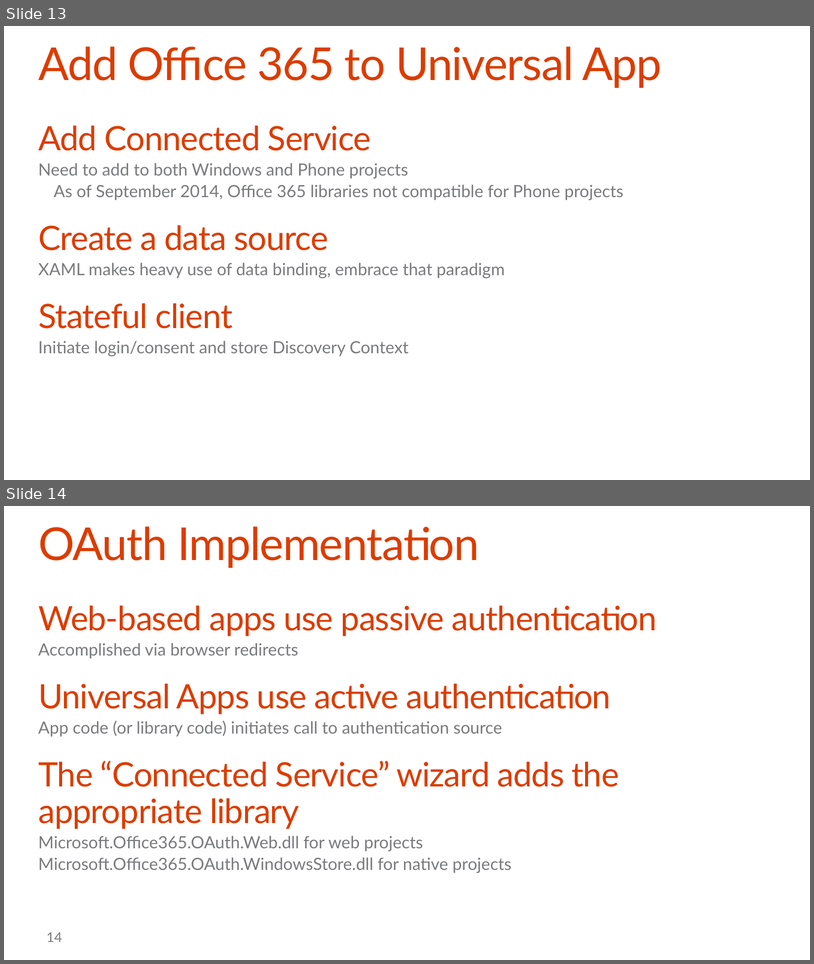
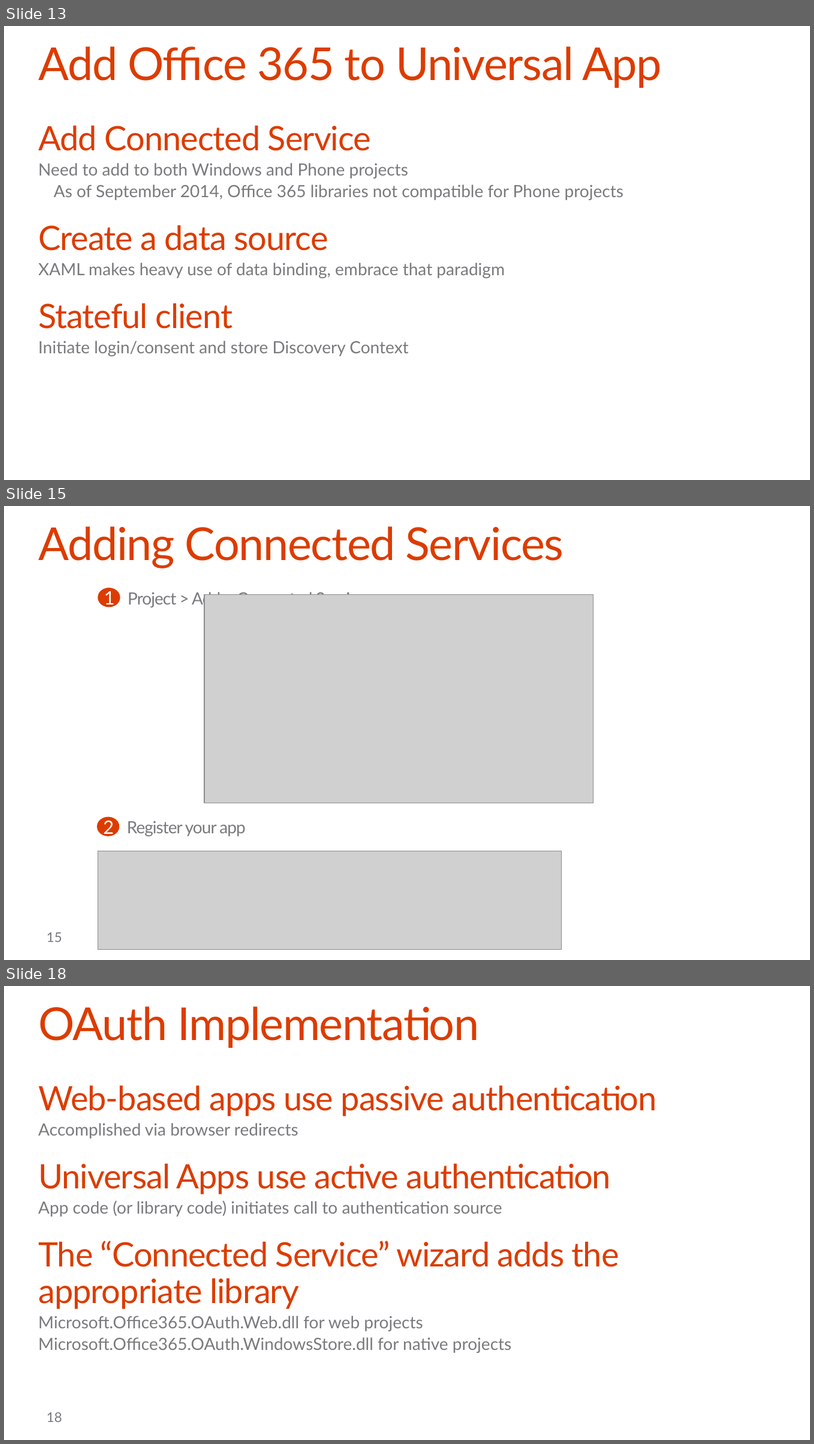
Before and after one commit to OfficeDev/TrainingContent, a slide deck: O3654-5 Deep dive into native Universal Windows App Development with Office 365 APIs/Deep Dive into native Universal App development with Office 365 APIs.pptx. Shown one above the other, each under a label of ours: slides 13 and 14 before the commit, slides 13, 15 and 18 after it; the slides between them are not shown. The pictures are 814x964 and 814x1444 pixels, drawn with LibreOffice and Linux fonts; fonts in the diff are those of the drawing; grey boxes stand for pictures; background and template pictures are left out. Boxes give left, top, right and bottom in pixels: in the first picture for what was removed or moved away, otherwise in the second. Text is boxed around its words. In the diff, an @@ line names an element or a change of style, - is before the commit and + after.

```diff
--- a/O3654-5 Deep dive into native Universal Windows App Development with Office 365 APIs/Deep Dive into native Universal App development with Office 365 APIs.pptx
+++ b/O3654-5 Deep dive into native Universal Windows App Development with Office 365 APIs/Deep Dive into native Universal App development with Office 365 APIs.pptx
@@ slide 15 added at <box>4,506,810,960</box>, background #FFFFFF @@
@@ title added at <box>38,526,564,568</box>, 54 pt, text #DC3C00 @@
+Adding Connected Services
@@ ellipse added at <box>98,588,120,607</box>, fill #DC3C00, 22 pt, text #FFFFFF @@
+1
@@ text added at <box>128,590,378,608</box>, 20 pt, text #797A7D @@
+Project > Add > Connected Service…
@@ picture added at <box>204,594,593,802</box> @@
@@ ellipse added at <box>97,816,120,835</box>, fill #DC3C00, 22 pt, text #FFFFFF @@
+2
@@ text added at <box>127,820,245,836</box>, 20 pt, text #797A7D @@
+Register your app
@@ picture added at <box>98,851,562,949</box> @@
@@ page number added at <box>47,932,62,942</box>, 16 pt, text #797A7D @@
+15
@@ what was slide 14 is now slide 18 @@
@@ page number at <box>47,1412,62,1422</box>: text changed @@
-14
+18
```
Also in this commit, not shown: 1 slide changed, 4 other slides added.
